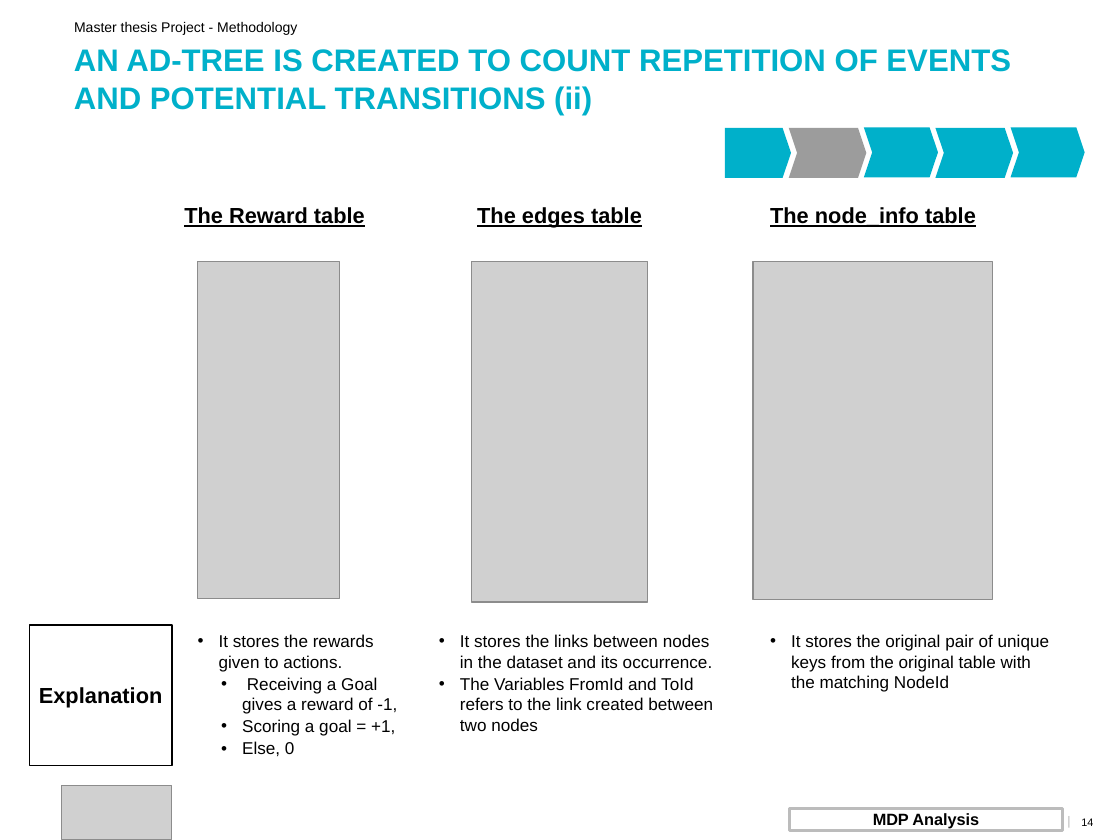
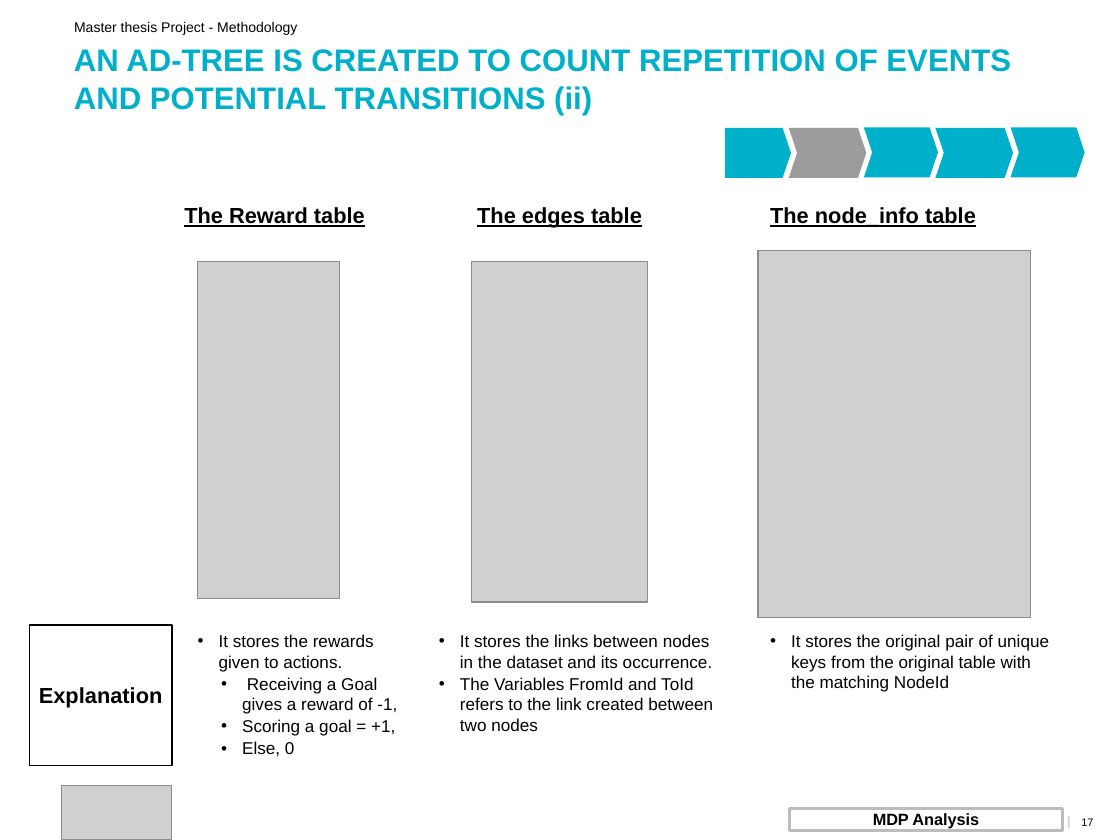
Before and after one commit to jackmat/HockeyThesis, a slide deck: slide 17 of MasterThesis/Presentations/HockeyMDP.pptx (slide 14 before the commit). Drawn at 1120x840 pixels with LibreOffice and Linux fonts; fonts in the diff are those of the drawing; grey boxes stand for pictures; background and template pictures are left out. Boxes give left, top, right and bottom in pixels: in the first picture for what was removed or moved away, otherwise in the second. Text is boxed around its words. In the diff, an @@ line names an element or a change of style, - is before the commit and + after.

```diff
--- a/MasterThesis/Presentations/HockeyMDP.pptx
+++ b/MasterThesis/Presentations/HockeyMDP.pptx
@@ picture: place and size @@
-picture at <box>753,261,992,599</box>
+picture at <box>758,250,1032,617</box>
@@ page number at <box>1081,818,1093,826</box>: text changed @@
-14
+17
```
Also in this commit, not shown: 6 other slides changed, 8 slides added, 53 other files.
